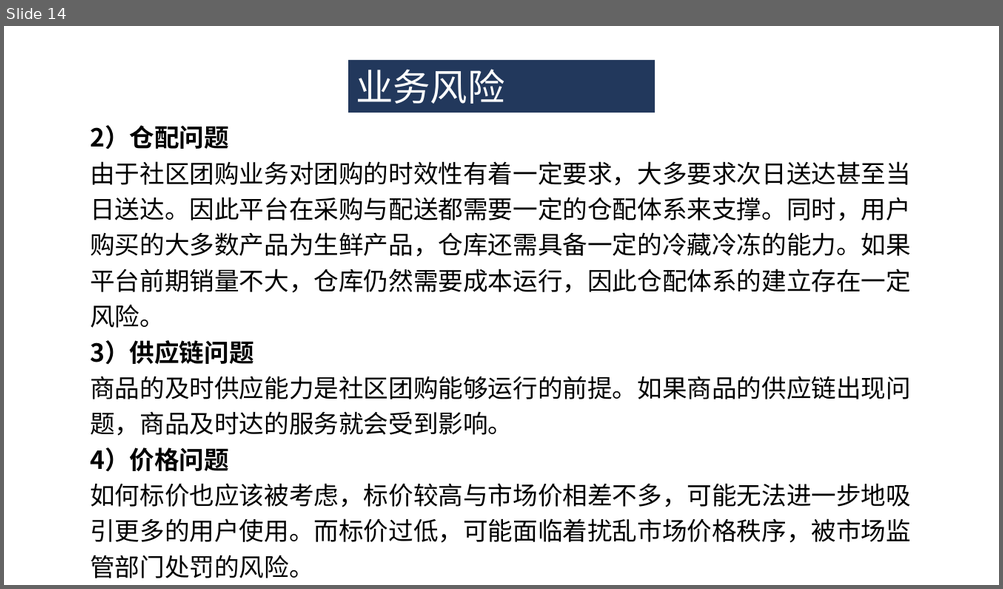
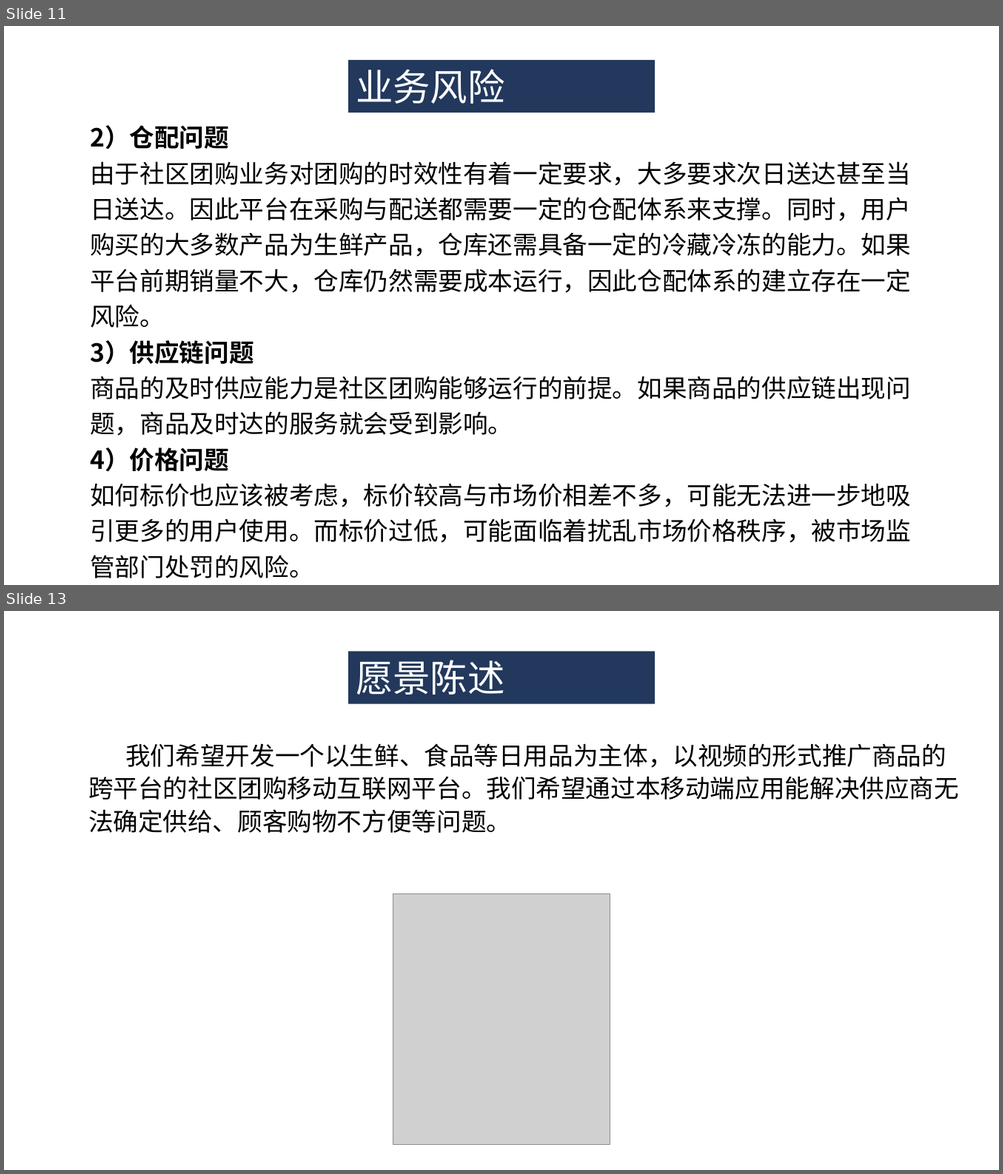
Before and after one commit to ZUCC-SRA2021-G05/Community-GB, a slide deck: 其他/软件项目管理原理与实践/软件项目管理原理与实践-主题确认/G05主题确认.pptx. Shown one above the other, each under a label of ours: slide 14 before the commit, slides 11 and 13 after it; the slides between them are not shown. The pictures are 1003x589 and 1003x1174 pixels, drawn with LibreOffice and Linux fonts; fonts in the diff are those of the drawing; grey boxes stand for pictures. Boxes give left, top, right and bottom in pixels: in the first picture for what was removed or moved away, otherwise in the second. Text is boxed around its words. In the diff, an @@ line names an element or a change of style, - is before the commit and + after.

```diff
--- a/其他/软件项目管理原理与实践/软件项目管理原理与实践-主题确认/G05主题确认.pptx
+++ b/其他/软件项目管理原理与实践/软件项目管理原理与实践-主题确认/G05主题确认.pptx
@@ slide 13 added at (4, 611, 999, 1170), background #FFFFFF @@
@@ rectangle added at (348, 651, 654, 704), fill #22385C, 36 pt, text #FFFFFF @@
+愿景陈述
@@ text added at (88, 743, 959, 833), 24 pt, text #000000 @@
+我们希望开发一个以生鲜、食品等日用品为主体，以视频的形式推广商品的跨平台的社区团购移动互联网平台。我们希望通过本移动端应用能解决供应商无法确定供给、顾客购物不方便等问题。
@@ picture added at (392, 894, 610, 1145) @@
@@ what was slide 14 is now slide 11 @@
```
Also in this commit, not shown: 10 slides changed, 1 other slide added, 5 slides removed.
